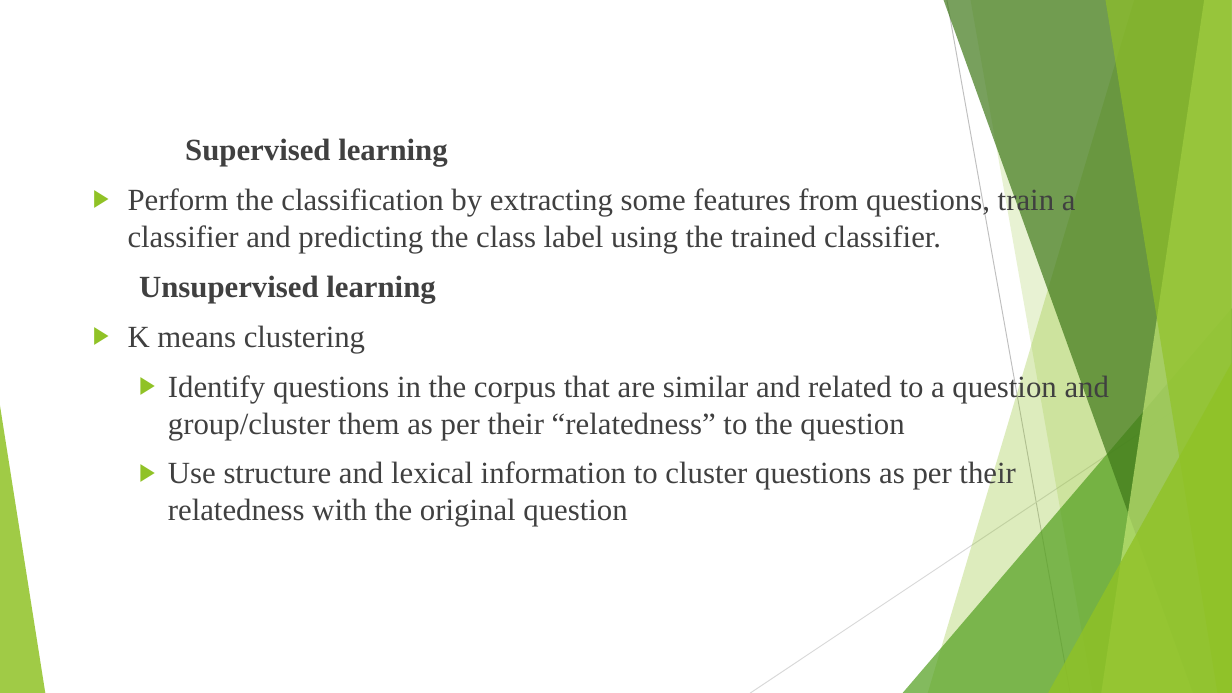
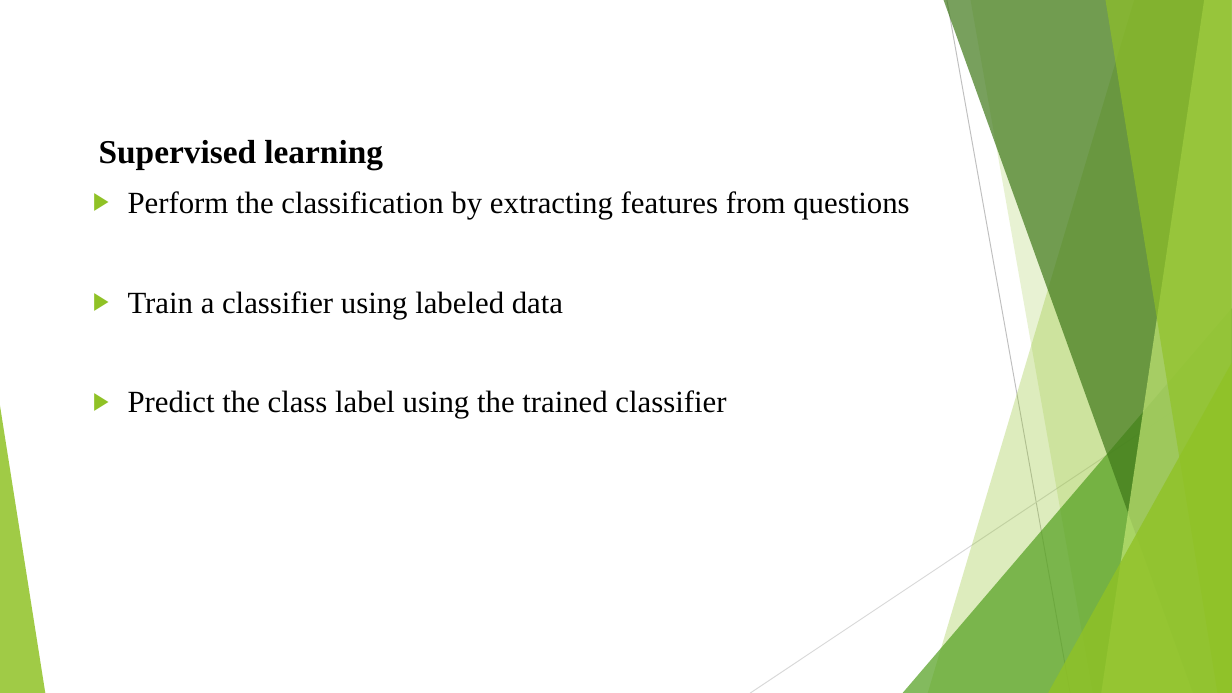
Before and after one commit to aishwaryasoni1991/Question_Type_Classification, a slide deck: slide 11 of Project Deck.pptx (slide 6 before the commit). Drawn at 1232x693 pixels with LibreOffice and Linux fonts; fonts in the diff are those of the drawing. Boxes give left, top, right and bottom in pixels: in the first picture for what was removed or moved away, otherwise in the second. Text is boxed around its words. In the diff, an @@ line names an element or a change of style, - is before the commit and + after.

```diff
--- a/Project Deck.pptx
+++ b/Project Deck.pptx
@@ text at bbox=[99, 140, 383, 170]: size 24 to 26 pt, text colour #404040 to #000000 in "Supervised learning"; list level 2 to 1 in "Supervised learning" @@
@@ text at bbox=[128, 191, 909, 419]: text changed; text colour #404040 to #000000 @@
-▶ Perform the classification by extracting some features from questions, train a classifier and predicting the class label using the trained classifier.
-Unsupervised learning
-▶ K means clustering
-  ▶ Identify questions in the corpus that are similar and related to a question and group/cluster them as per their “relatedness” to the question
-  ▶ Use structure and lexical information to cluster questions as per their relatedness with the original question
+▶ Perform the classification by extracting features from questions
+▶ Train a classifier using labeled data
+▶ Predict the class label using the trained classifier
```
Also in this commit, not shown: 30 other slides changed, 12 slides added, 9 slides removed, 6 other files.
